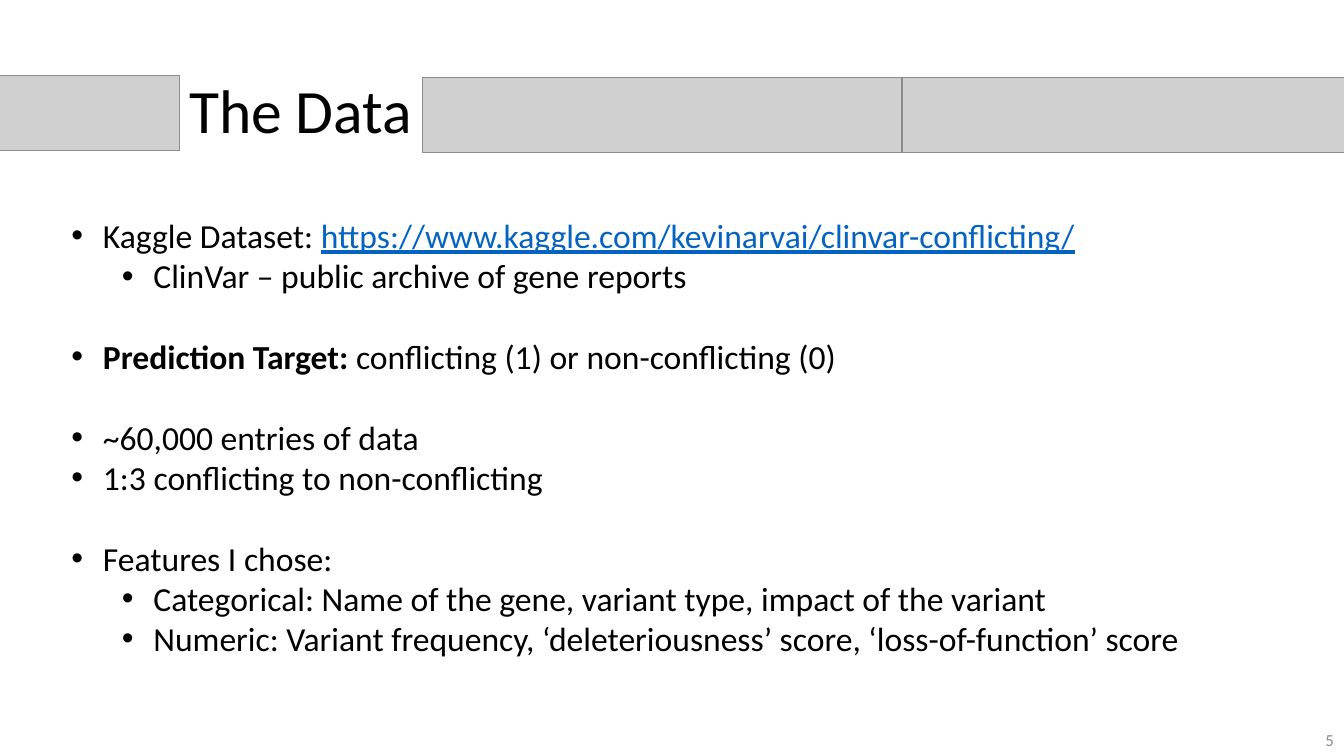
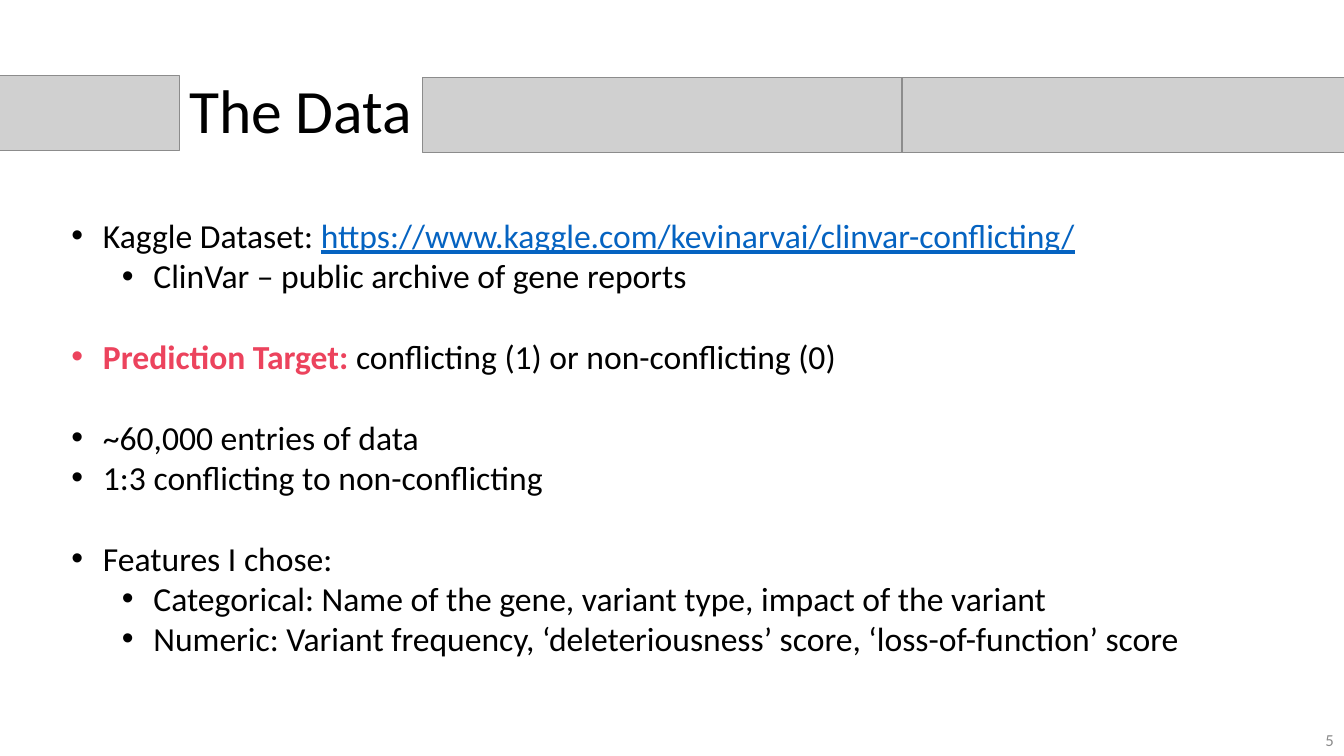
Before and after one commit to nkinnaird/GeneticVariantClassification, a slide deck: slide 5 of Presentation/GeneticVariantClassificationPres.pptx. Drawn at 1344x756 pixels with LibreOffice and Linux fonts; fonts in the diff are those of the drawing; grey boxes stand for pictures. Boxes give left, top, right and bottom in pixels: in the first picture for what was removed or moved away, otherwise in the second. Text is boxed around its words. In the diff, an @@ line names an element or a change of style, - is before the commit and + after.

```diff
--- a/Presentation/GeneticVariantClassificationPres.pptx
+++ b/Presentation/GeneticVariantClassificationPres.pptx
@@ text at (x1=103, y1=344, x2=835, y2=375): text colour #000000 to #EC435D in "Prediction Target:" @@
```
Also in this commit, not shown: 9 other slides changed, 4 slides added, 4 slides removed, 1 other file.
